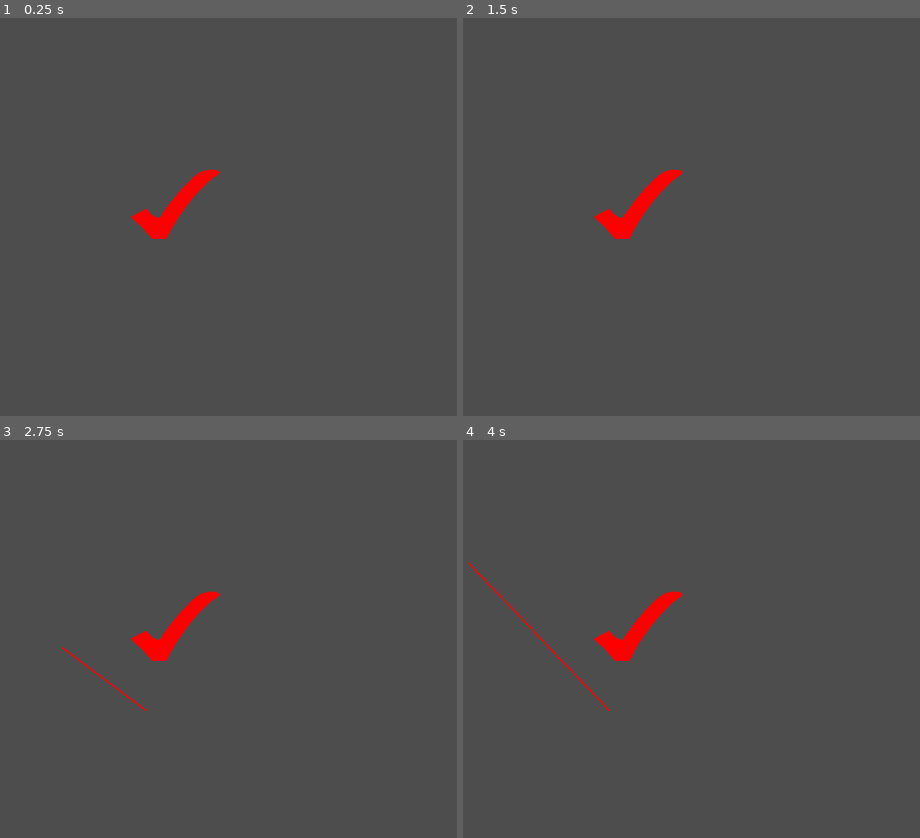
Above: before the commit, frames 1-4 (two rows, left to right).
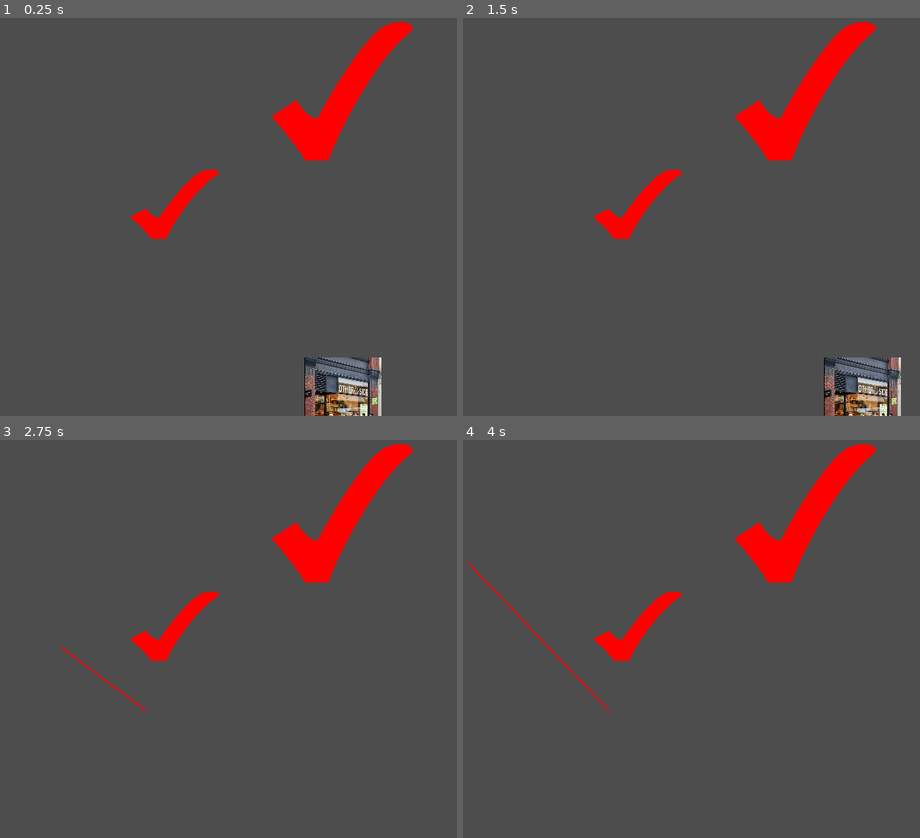
Above: after the commit, the same moments.

Repository: fchemkct/GMC-2025-S1-midsem-Game-Jam
Game: Godot game, scene res://main.tscn
The game is run twice, just before and just after one commit, with the same random seed, the same clock (stepped at 60 frames per second) and the same inputs.
Inputs (mouse positions are in pixels of both pictures, inside the frame that each line leads up to):
- Up to frame 1 (0.25 s): no input
- Up to frame 2 (1.5 s): click (636, 205) at 0.52 s; type "Alex" at 0.6 s; tap Enter at 1.25 s; move the mouse to (760, 181) at 1.27 s; hold Right (move_right, bound only after the commit) from 1.28 s (still down); click (760, 181) at 1.42 s
- Up to frame 3 (2.75 s): tap Space at 1.52 s; release Right (move_right, bound only after the commit) at 2 s; drag from (59, 646) to (146, 710) at 2.02 s
- Up to frame 4 (4 s): tap Space at 2.75 s; move the mouse to (696, 531) at 2.77 s; hold Right (move_right, bound only after the commit) 2.78-3.5 s; tap Enter at 3.5 s; drag from (609, 710) to (467, 563) at 3.52 s

The runs differ from the first frame. In frame 1, 5.2% of the frame differs, in the area x 59-91%, y 1-100%; in frame 2, 5.2%; in frame 3, 2.9%; in frame 4, 2.9%.

Commit message:
basic player movement, animation and collision dectection with npc
player: moves 4 direction, change animations, detect collision

npc: has collision

Diff:
--- /dev/null
+++ b/gmc-game-jam-semester-1-mid-sem/Npc.tscn
@@ -0,0 +1,17 @@
+[gd_scene load_steps=3 format=3 uid="uid://coc7biftqup55"]
+
+[ext_resource type="Texture2D" uid="uid://bav7lrqoof5g3" path="res://check.png" id="1_sdap6"]
+
+[sub_resource type="CapsuleShape2D" id="CapsuleShape2D_70ge6"]
+
+[node name="rigit" type="RigidBody2D"]
+gravity_scale = 0.0
+
+[node name="Sprite2D" type="Sprite2D" parent="."]
+scale = Vector2(0.1, 0.1)
+texture = ExtResource("1_sdap6")
+
+[node name="CollisionShape2D2" type="CollisionShape2D" parent="."]
+scale = Vector2(10, 10)
+shape = SubResource("CapsuleShape2D_70ge6")
+debug_color = Color(0.928477, 3.11887e-05, 0.664508, 0.42)
--- a/gmc-game-jam-semester-1-mid-sem/main.tscn
+++ b/gmc-game-jam-semester-1-mid-sem/main.tscn
@@ -1,7 +1,9 @@
-[gd_scene load_steps=3 format=3 uid="uid://d05sr8rjnvuv6"]
+[gd_scene load_steps=5 format=3 uid="uid://d05sr8rjnvuv6"]
 
 [ext_resource type="Script" uid="uid://boy74n4e8slqm" path="res://test.gd" id="1_rkna4"]
 [ext_resource type="PackedScene" uid="uid://ka0g1gsnp853" path="res://tracewinput.tscn" id="2_0xm2m"]
+[ext_resource type="PackedScene" uid="uid://bnrqduc4ah6q4" path="res://player.tscn" id="3_1bvp3"]
+[ext_resource type="PackedScene" uid="uid://coc7biftqup55" path="res://Npc.tscn" id="4_lquwl"]
 
 [node name="Node2D" type="Node2D"]
 
@@ -25,3 +27,8 @@
 grow_vertical = 2
 
 [node name="tracewinput" parent="TileMapLayer" instance=ExtResource("2_0xm2m")]
+
+[node name="Player" parent="." instance=ExtResource("3_1bvp3")]
+
+[node name="Node2D" parent="." instance=ExtResource("4_lquwl")]
+position = Vector2(237, -160)
--- /dev/null
+++ b/gmc-game-jam-semester-1-mid-sem/player.gd
@@ -0,0 +1,47 @@
+extends Area2D
+
+signal inRange
+
+@export var speed = 400
+var screenSize
+var canTalk = false; ##determines if player is in range to talk to another npc
+
+func _ready():
+	screenSize = get_viewport_rect().size
+
+func _process(delta: float):
+	walk(delta)
+	pass
+
+func walk(delta: float):
+	var velocity = Vector2.ZERO # The player's movement vector.
+	if Input.is_action_pressed("move_right"):
+		velocity.x += 1
+	if Input.is_action_pressed("move_left"):
+		velocity.x -= 1
+	if Input.is_action_pressed("move_down"):
+		velocity.y += 1
+	if Input.is_action_pressed("move_up"):
+		velocity.y -= 1
+
+	if velocity.length() > 0:
+		velocity = velocity.normalized() * speed
+		$AnimatedSprite2D.play()
+	else:
+		$AnimatedSprite2D.stop()
+
+	position += velocity * delta
+	position = position.clamp(Vector2.ZERO, screenSize)
+
+
+func _on_body_entered(body) -> void:
+	##hide()
+	##inRange.emit()
+	canTalk = true
+	print("enter:cantalk bool is: " + str(canTalk))
+	 # Replace with function body.
+
+func _on_body_exited(body) -> void:
+	canTalk = false
+	print("exit:cantalk bool is: " + str(canTalk))
+	 # Replace with function body.
--- a/gmc-game-jam-semester-1-mid-sem/player.tscn
+++ b/gmc-game-jam-semester-1-mid-sem/player.tscn
@@ -1,5 +1,6 @@
-[gd_scene load_steps=7 format=3 uid="uid://bnrqduc4ah6q4"]
+[gd_scene load_steps=8 format=3 uid="uid://bnrqduc4ah6q4"]
 
+[ext_resource type="Script" uid="uid://hjvk0x6yuv8u" path="res://player.gd" id="1_sweqy"]
 [ext_resource type="Texture2D" uid="uid://b6jv74r8ln2di" path="res://Screenshot 2025-04-17 004134.png" id="1_u58xn"]
 [ext_resource type="Texture2D" uid="uid://dym23flqx1gjy" path="res://Screenshot 2025-04-17 205043.png" id="2_quc0i"]
 [ext_resource type="Texture2D" uid="uid://co2ydbwue5khm" path="res://Screenshot 2025-04-17 004229.png" id="2_tkyn1"]
@@ -37,15 +38,18 @@
 
 [node name="Player" type="Area2D"]
 position = Vector2(239, 285)
-metadata/_edit_group_ = true
+script = ExtResource("1_sweqy")
 
 [node name="CollisionShape2D" type="CollisionShape2D" parent="."]
-position = Vector2(128, 52)
+scale = Vector2(7, 7)
 shape = SubResource("CapsuleShape2D_rgmpb")
 
 [node name="AnimatedSprite2D" type="AnimatedSprite2D" parent="."]
-scale = Vector2(0.5, 0.5)
+scale = Vector2(0.1, 0.1)
 sprite_frames = SubResource("SpriteFrames_mlk4y")
 animation = &"up"
 frame = 1
 frame_progress = 0.85545
+
+[connection signal="body_entered" from="." to="." method="_on_body_entered"]
+[connection signal="body_exited" from="." to="." method="_on_body_exited"]
--- a/gmc-game-jam-semester-1-mid-sem/project.godot
+++ b/gmc-game-jam-semester-1-mid-sem/project.godot
@@ -20,6 +20,29 @@
 window/size/viewport_width=800
 window/size/viewport_height=600
 
+[input]
+
+move_right={
+"deadzone": 0.2,
+"events": [Object(InputEventKey,"resource_local_to_scene":false,"resource_name":"","device":0,"window_id":0,"alt_pressed":false,"shift_pressed":false,"ctrl_pressed":false,"meta_pressed":false,"pressed":false,"keycode":0,"physical_keycode":4194321,"key_label":0,"unicode":0,"location":0,"echo":false,"script":null)
+]
+}
+move_left={
+"deadzone": 0.2,
+"events": [Object(InputEventKey,"resource_local_to_scene":false,"resource_name":"","device":0,"window_id":0,"alt_pressed":false,"shift_pressed":false,"ctrl_pressed":false,"meta_pressed":false,"pressed":false,"keycode":0,"physical_keycode":4194319,"key_label":0,"unicode":0,"location":0,"echo":false,"script":null)
+]
+}
+move_up={
+"deadzone": 0.2,
+"events": [Object(InputEventKey,"resource_local_to_scene":false,"resource_name":"","device":0,"window_id":0,"alt_pressed":false,"shift_pressed":false,"ctrl_pressed":false,"meta_pressed":false,"pressed":false,"keycode":0,"physical_keycode":4194320,"key_label":0,"unicode":0,"location":0,"echo":false,"script":null)
+]
+}
+move_down={
+"deadzone": 0.2,
+"events": [Object(InputEventKey,"resource_local_to_scene":false,"resource_name":"","device":0,"window_id":0,"alt_pressed":false,"shift_pressed":false,"ctrl_pressed":false,"meta_pressed":false,"pressed":false,"keycode":0,"physical_keycode":4194322,"key_label":0,"unicode":0,"location":0,"echo":false,"script":null)
+]
+}
+
 [rendering]
 
 renderer/rendering_method="gl_compatibility"
Not shown, added: gmc-game-jam-semester-1-mid-sem/player.gd.uid
